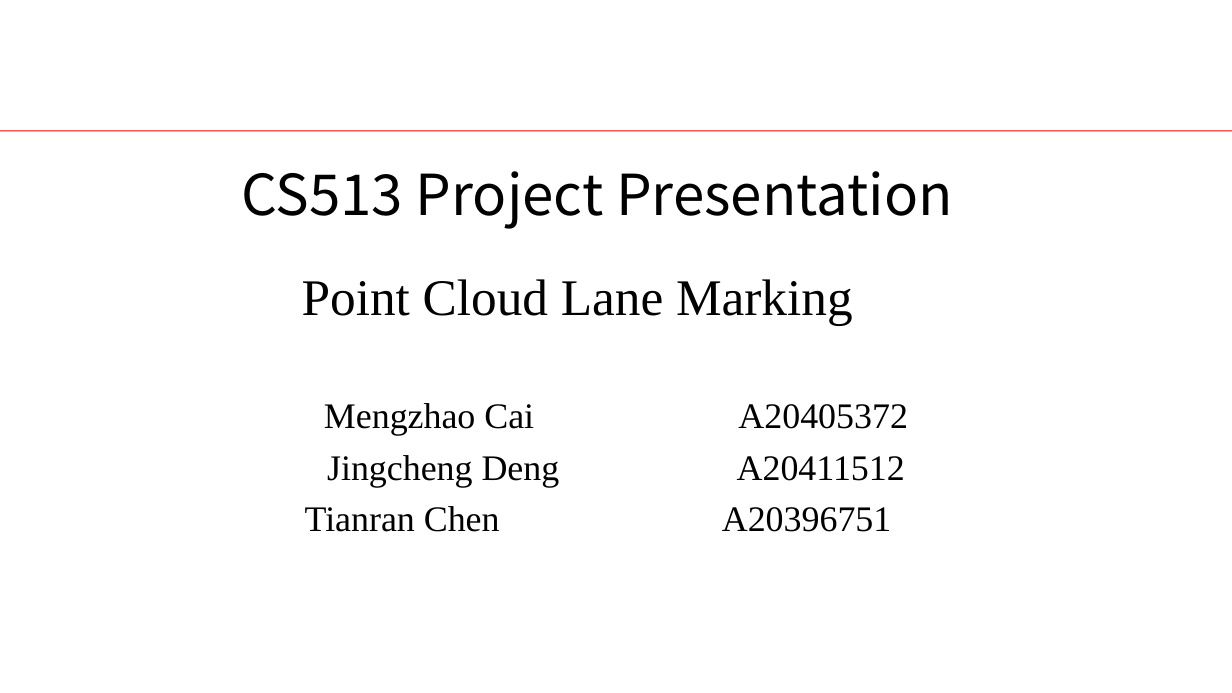
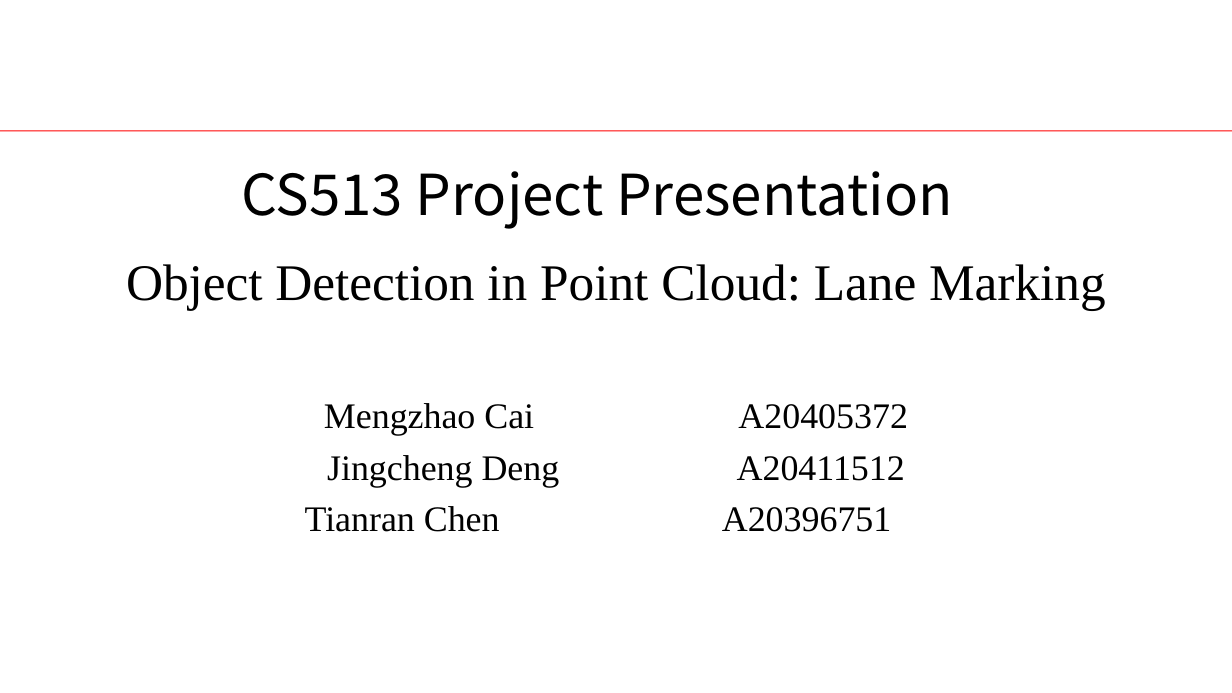
Before and after one commit to jingchengdeng/point_cloud_lane_marking, a slide deck: slide 1 of submission_version/ProjectPresentation.pptx. Drawn at 1232x693 pixels with LibreOffice and Linux fonts; fonts in the diff are those of the drawing; background and template pictures are left out. Boxes give left, top, right and bottom in pixels: in the first picture for what was removed or moved away, otherwise in the second. Text is boxed around its words. In the diff, an @@ line names an element or a change of style, - is before the commit and + after.

```diff
--- a/submission_version/ProjectPresentation.pptx
+++ b/submission_version/ProjectPresentation.pptx
@@ text at [126,264,1106,311]: text changed @@
-Point Cloud Lane Marking
+Object Detection in Point Cloud: Lane Marking
```
Also in this commit, not shown: 7 other slides changed, 3 slides added, 7 other files.
